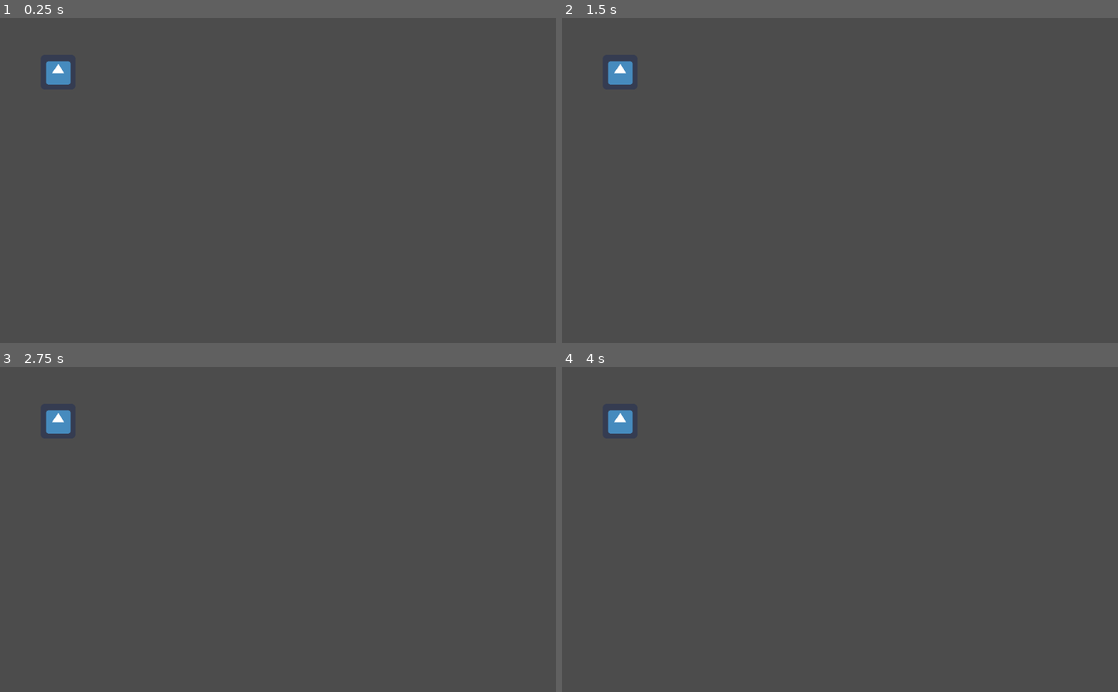
Above: before the commit, frames 1-4 (two rows, left to right).
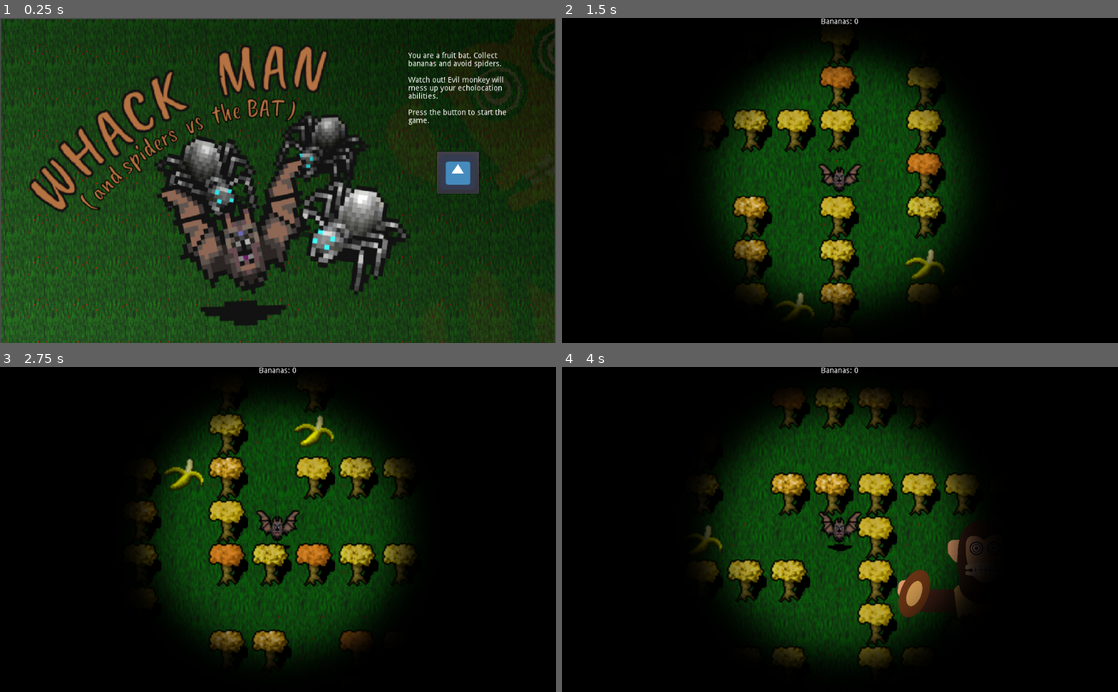
Above: after the commit, the same moments.

Repository: paavonelimarkka/whackman
Game: Godot game, scene res://Game.tscn
The game is run twice, just before and just after one commit, with the same random seed, the same clock (stepped at 60 frames per second) and the same inputs. The engine's default icon, where the game draws it, is replaced by a stand-in: a white triangle on a blue panel in a dark square.
Inputs (mouse positions are in pixels of both pictures, inside the frame that each line leads up to):
- Up to frame 1 (0.25 s): no input
- Up to frame 2 (1.5 s): click (1017, 174) at 0.52 s; hold D (right) from 1.28 s (still down); hold Space (camera_swap) from 1.28 s (still down)
- Up to frame 3 (2.75 s): release D (right) at 2.03 s; release Space (camera_swap) at 2.03 s; hold S (down) from 2.03 s (still down); tap Space (camera_swap) at 2.1 s
- Up to frame 4 (4 s): release S (down) at 2.78 s; hold D (right) 2.78-3.53 s; hold Space (camera_swap) 2.78-3.53 s; hold W (up) from 3.53 s (still down); tap Space (camera_swap) at 3.6 s

The runs differ from the first frame. In frame 1, 95% of the frame differs, in the area x 0-100%, y 0-100%; in frame 2, 100%; in frame 3, 100%; in frame 4, 100%.

Commit message:
add main menu and logic

Diff:
--- /dev/null
+++ b/Button.gd
@@ -0,0 +1,20 @@
+extends Button
+
+
+# Declare member variables here. Examples:
+# var a = 2
+# var b = "text"
+
+
+# Called when the node enters the scene tree for the first time.
+func _ready():
+	pass # Replace with function body.
+
+
+# Called every frame. 'delta' is the elapsed time since the previous frame.
+#func _process(delta):
+#	pass
+
+
+func _on_Button_button_down():
+	get_tree().change_scene("res://Map.tscn")
--- a/Game.tscn
+++ b/Game.tscn
@@ -1,7 +1,40 @@
-[gd_scene load_steps=2 format=2]
+[gd_scene load_steps=4 format=2]
 
 [ext_resource path="res://icon.png" type="Texture" id=1]
+[ext_resource path="res://images/poster2.jpg" type="Texture" id=2]
+[ext_resource path="res://Button.gd" type="Script" id=3]
 
-[node name="Icon" type="Sprite"]
-position = Vector2( 107, 100 )
-texture = ExtResource( 1 )
+[node name="Icon" type="Node2D"]
+position = Vector2( 181, 201 )
+
+[node name="Sprite" type="Sprite" parent="."]
+position = Vector2( 331, 101.5 )
+scale = Vector2( 0.796875, 0.834722 )
+texture = ExtResource( 2 )
+
+[node name="RichTextLabel" type="RichTextLabel" parent="."]
+margin_left = 571.0
+margin_top = -138.0
+margin_right = 772.0
+margin_bottom = 30.0
+text = "You are a fruit bat. Collect bananas and avoid spiders.
+
+Watch out! Evil monkey will mess up your echolocation abilities.
+
+Press the button to start the game."
+__meta__ = {
+"_edit_use_anchors_": false
+}
+
+[node name="Button" type="Button" parent="."]
+margin_left = 624.0
+margin_top = 46.0
+margin_right = 701.0
+margin_bottom = 123.0
+icon = ExtResource( 1 )
+script = ExtResource( 3 )
+__meta__ = {
+"_edit_use_anchors_": false
+}
+
+[connection signal="button_down" from="Button" to="Button" method="_on_Button_button_down"]
